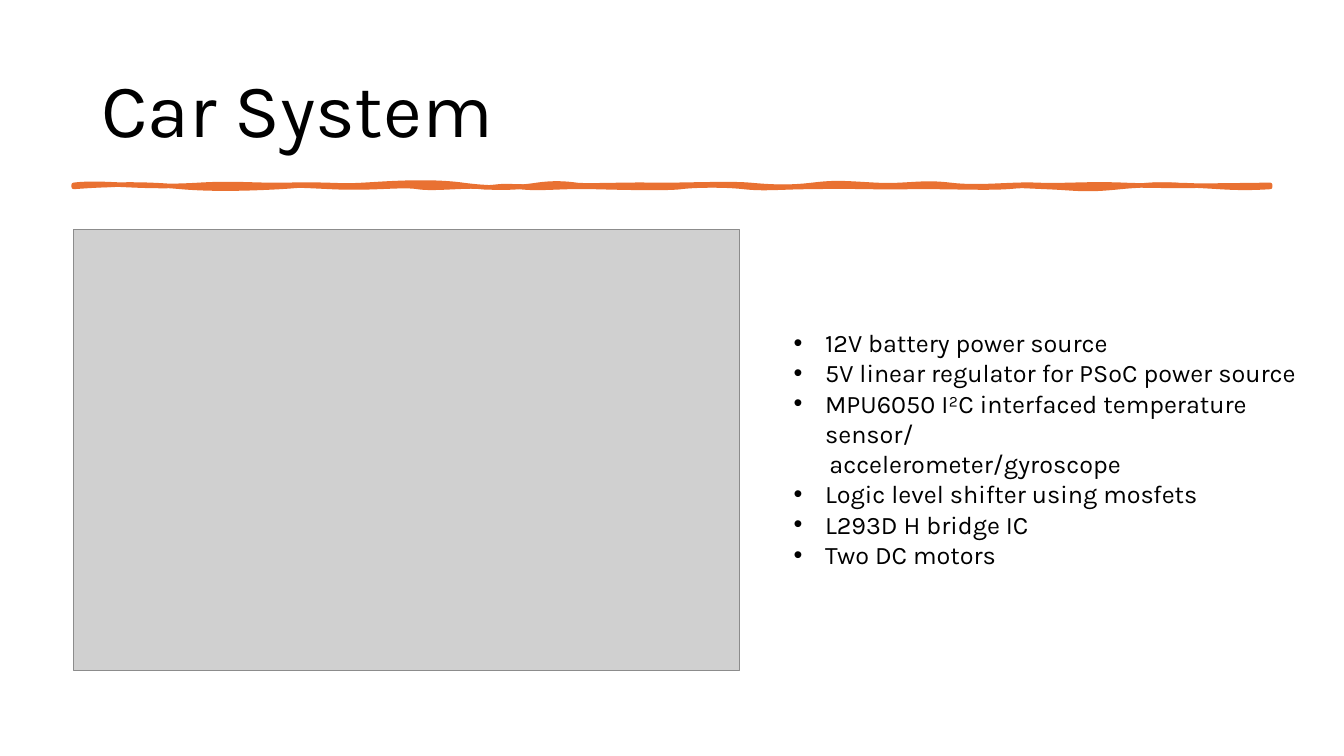
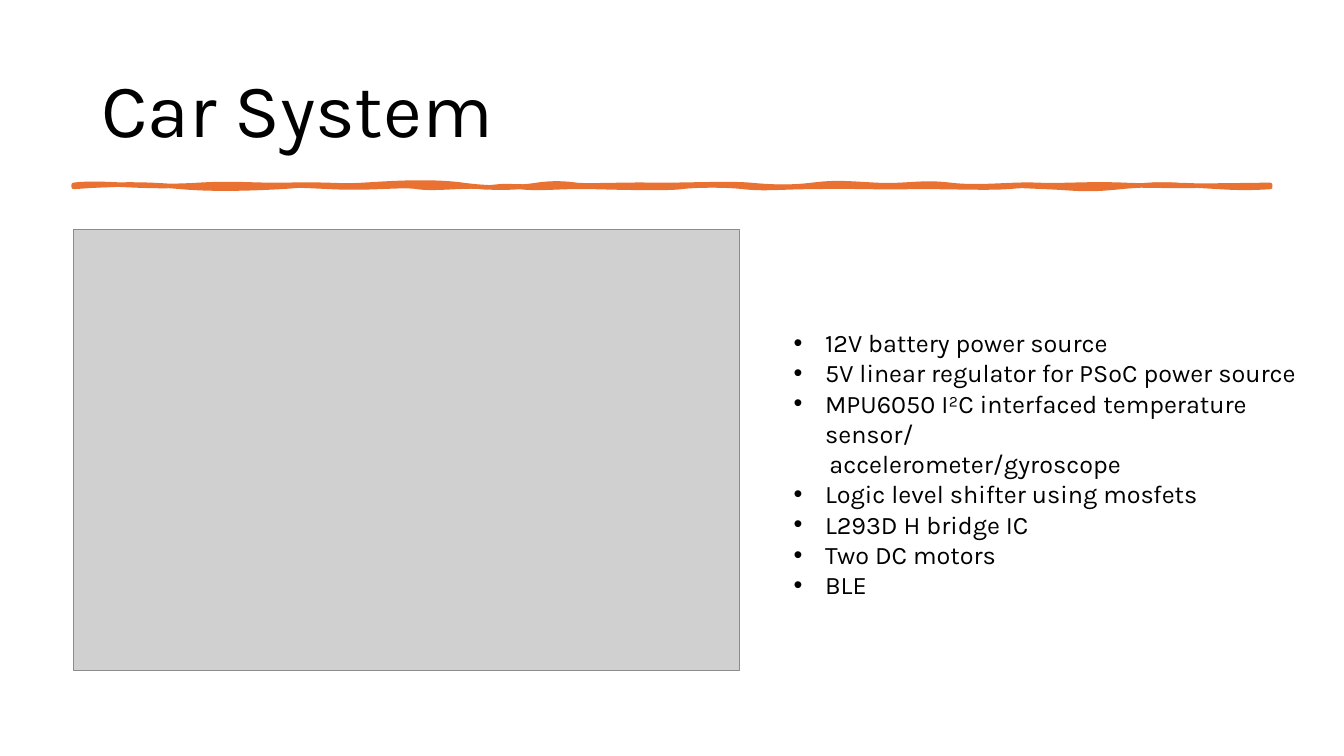
Before and after one commit to RaufPere/RC_CAR_IOT, a slide deck: slide 3 of Documentation/RC_CAR.pptx. Drawn at 1344x756 pixels with LibreOffice and Linux fonts; fonts in the diff are those of the drawing; grey boxes stand for pictures. Boxes give left, top, right and bottom in pixels: in the first picture for what was removed or moved away, otherwise in the second. Text is boxed around its words. In the diff, an @@ line names an element or a change of style, - is before the commit and + after.

```diff
--- a/Documentation/RC_CAR.pptx
+++ b/Documentation/RC_CAR.pptx
@@ text at bbox=[825, 578, 867, 594]: paragraph added @@
+• BLE
```
Also in this commit, not shown: 4 other slides changed, 1 other file.
